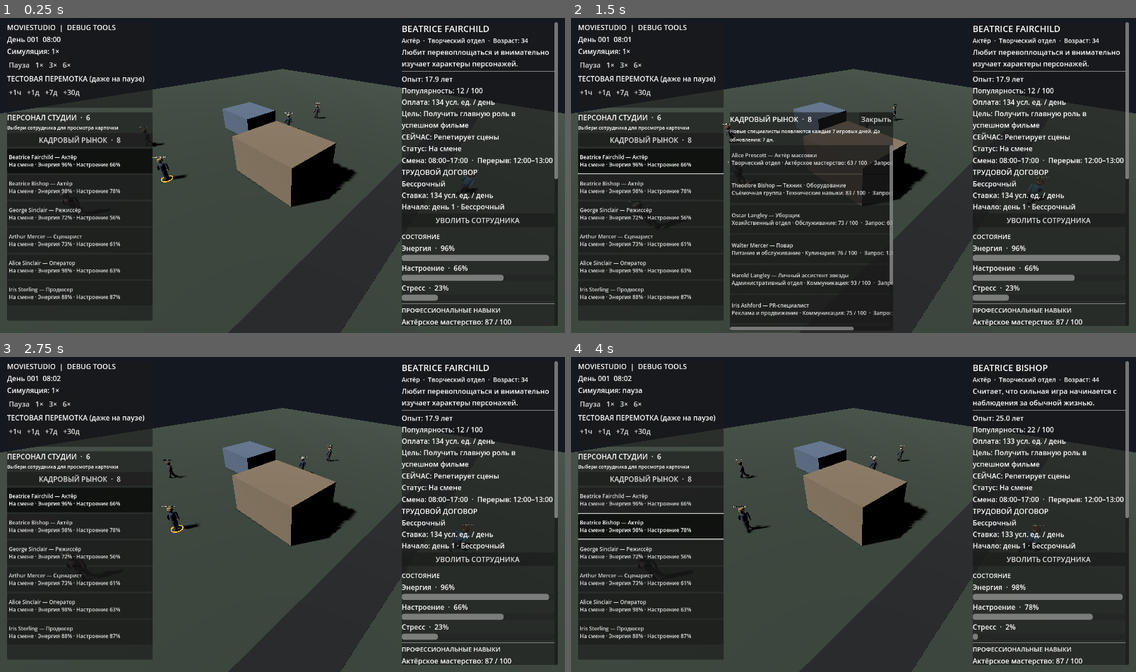
Above: before the commit, frames 1-4 (two rows, left to right).
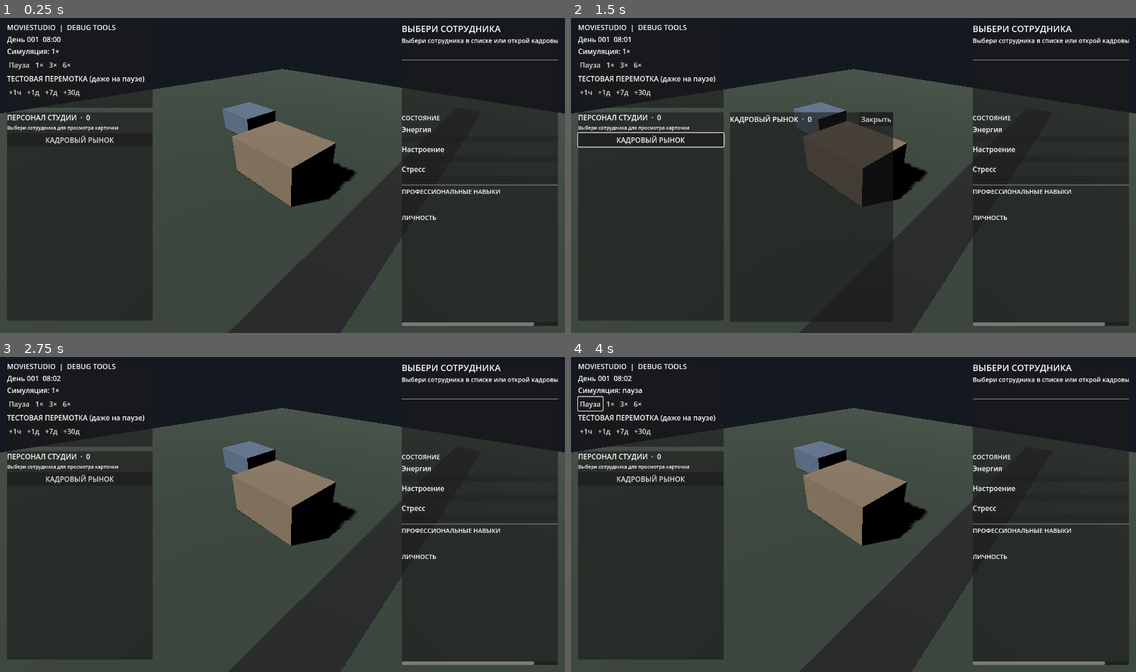
Above: after the commit, the same moments.

Repository: Teft3lb/MovieStudio
Game: Godot game, scene res://scenes/main.tscn
Two runs of this game, one before a commit and one after it. Both use one fixed random seed, a clock stepped at 60 frames per second and the inputs below.
Inputs (mouse positions are in pixels of both pictures, inside the frame that each line leads up to):
- Up to frame 1 (0.25 s): no input
- Up to frame 2 (1.5 s): click "КАДРОВЫЙ РЫНОК · 8" (after the commit: "КАДРОВЫЙ РЫНОК") at 0.5 s; click (650, 159) at 1.25 s, where only the run before the commit has a clickable "Beatrice Fairchild — Актёр На…"
- Up to frame 3 (2.75 s): click "Закрыть" at 2 s
- Up to frame 4 (4 s): click "Пауза" at 2.75 s; click (650, 527) at 3.5 s, where only the run before the commit has a clickable "Beatrice Bishop — Актёр На см…"

The runs differ from the first frame. In frame 1, 8.9% of the frame differs, in the area x 1-99%, y 1-98%; in frame 2, 12%, in the area x 1-99%, y 1-100%; in frame 3, 9.0%; in frame 4, 9.1%.
Error after the commit: Parse Error: Static function "get_legacy_specialization_id()" not found in base "ProfessionCatalog". (res://scripts/domain/characters/character_generator.gd:35)

Commit message:
feat: add profession-specific employee skill profiles

Diff:
--- a/scripts/domain/staff/profession_catalog.gd
+++ b/scripts/domain/staff/profession_catalog.gd
@@ -19,7 +19,7 @@
 	"marketing",
 ]
 
-const LEGACY_PROFESSION_IDS: Array[String] = [
+const CHARACTER_SYSTEM_V2_CORE_PROFESSION_IDS: Array[String] = [
 	"actor",
 	"director",
 	"screenwriter",
@@ -27,30 +27,6 @@
 	"producer",
 	"technician",
 ]
-
-const LEGACY_PROFESSION_ALIASES: Dictionary = {
-	"assistant_camera_operator": {"profession_id": "camera_operator", "specialization_id": ""},
-	"gaffer": {"profession_id": "technician", "specialization_id": "lighting"},
-	"lighting_technician": {"profession_id": "technician", "specialization_id": "lighting"},
-	"sound_engineer": {"profession_id": "technician", "specialization_id": "sound"},
-	"boom_operator": {"profession_id": "technician", "specialization_id": "sound"},
-	"film_editor": {"profession_id": "technician", "specialization_id": "editing"},
-	"set_builder": {"profession_id": "production_designer", "specialization_id": "sets"},
-	"costume_designer": {"profession_id": "production_designer", "specialization_id": "costumes"},
-	"makeup_artist": {"profession_id": "production_designer", "specialization_id": "makeup"},
-	"props_master": {"profession_id": "production_designer", "specialization_id": "props"},
-	"electrician": {"profession_id": "maintenance_worker", "specialization_id": ""},
-	"sous_chef": {"profession_id": "chef", "specialization_id": ""},
-	"cafeteria_worker": {"profession_id": "waiter", "specialization_id": ""},
-	"receptionist": {"profession_id": "secretary", "specialization_id": ""},
-	"hr_manager": {"profession_id": "secretary", "specialization_id": ""},
-	"accountant": {"profession_id": "secretary", "specialization_id": ""},
-	"office_manager": {"profession_id": "secretary", "specialization_id": ""},
-	"advertising_manager": {"profession_id": "marketing_manager", "specialization_id": "advertising"},
-	"social_media_manager": {"profession_id": "marketing_manager", "specialization_id": "social_media"},
-	"graphic_designer": {"profession_id": "marketing_manager", "specialization_id": "design"},
-	"press_officer": {"profession_id": "pr_specialist", "specialization_id": ""},
-}
 
 const SKILL_TITLES: Dictionary = {
 	"acting": "Актёрское мастерство",
@@ -74,6 +50,110 @@
 	"communication": "Коммуникация",
 	"marketing": "Маркетинг",
 	"security": "Безопасность",
+	"improvisation": "Импровизация",
+	"diction": "Дикция",
+	"movement": "Пластика",
+	"screen_presence": "Экранная харизма",
+	"visual_storytelling": "Визуальное повествование",
+	"actor_direction": "Работа с актёрами",
+	"story_structure": "Структура истории",
+	"dialogue": "Диалоги",
+	"character_development": "Разработка персонажей",
+	"research": "Исследование материала",
+	"budgeting": "Бюджетирование",
+	"negotiation": "Переговоры",
+	"planning": "Планирование",
+	"casting": "Кастинг",
+	"observation": "Наблюдательность",
+	"composition": "Композиция кадра",
+	"equipment": "Оборудование",
+	"prop_design": "Реквизит",
+	"organization": "Организация",
+	"hygiene": "Санитарные нормы",
+	"safety_compliance": "Техника безопасности",
+	"menu_planning": "Планирование меню",
+	"beverage_service": "Приготовление напитков",
+	"service_speed": "Скорость обслуживания",
+	"discretion": "Конфиденциальность",
+	"market_research": "Анализ аудитории",
+	"advertising": "Рекламные кампании",
+	"social_media": "Социальные сети",
+	"advertising_design": "Рекламный дизайн",
+	"press_relations": "Работа с прессой",
+	"crisis_management": "Антикризисные коммуникации",
+}
+
+const PROFESSION_SKILL_PROFILES: Dictionary = {
+	"actor": [
+		"acting", "improvisation", "diction", "movement",
+		"screen_presence", "communication", "creativity", "reliability",
+	],
+	"extra": [
+		"acting", "movement", "camera_work", "communication", "reliability",
+	],
+	"director": [
+		"directing", "visual_storytelling", "actor_direction", "camera_work",
+		"creativity", "management", "communication", "reliability",
+	],
+	"screenwriter": [
+		"writing", "story_structure", "dialogue", "character_development",
+		"research", "creativity", "reliability",
+	],
+	"producer": [
+		"management", "budgeting", "negotiation", "planning",
+		"communication", "reliability",
+	],
+	"casting_director": [
+		"casting", "observation", "acting", "communication",
+		"negotiation", "management", "reliability",
+	],
+	"camera_operator": [
+		"camera_work", "composition", "lighting", "technical",
+		"visual_storytelling", "reliability",
+	],
+	"technician": [
+		"technical", "maintenance", "reliability", "communication",
+	],
+	"production_designer": [
+		"set_design", "creativity", "technical", "communication", "reliability",
+	],
+	"cleaner": [
+		"maintenance", "organization", "hygiene", "reliability",
+	],
+	"maintenance_worker": [
+		"maintenance", "technical", "safety_compliance", "reliability",
+	],
+	"security_guard": [
+		"security", "observation", "communication", "safety_compliance", "reliability",
+	],
+	"chef": [
+		"culinary", "menu_planning", "hygiene", "organization",
+		"creativity", "reliability",
+	],
+	"bartender": [
+		"hospitality", "beverage_service", "communication",
+		"organization", "reliability",
+	],
+	"waiter": [
+		"hospitality", "service_speed", "communication",
+		"organization", "reliability",
+	],
+	"secretary": [
+		"administration", "communication", "organization",
+		"planning", "reliability",
+	],
+	"personal_assistant": [
+		"communication", "administration", "organization",
+		"planning", "discretion", "reliability",
+	],
+	"marketing_manager": [
+		"marketing", "market_research", "creativity", "communication",
+		"management", "planning", "reliability",
+	],
+	"pr_specialist": [
+		"communication", "marketing", "writing", "press_relations",
+		"negotiation", "crisis_management", "reliability",
+	],
 }
 
 const PROFESSIONS: Dictionary = {
@@ -257,19 +337,19 @@
 	"technician": [
 		{"id": "lighting", "title": "Свет", "skill_id": "lighting"},
 		{"id": "sound", "title": "Звук", "skill_id": "sound"},
-		{"id": "equipment", "title": "Оборудование", "skill_id": "technical"},
+		{"id": "equipment", "title": "Оборудование", "skill_id": "equipment"},
 		{"id": "editing", "title": "Монтаж", "skill_id": "editing"},
 	],
 	"production_designer": [
 		{"id": "sets", "title": "Декорации", "skill_id": "set_design"},
 		{"id": "costumes", "title": "Костюмы", "skill_id": "costume_design"},
 		{"id": "makeup", "title": "Грим", "skill_id": "makeup"},
-		{"id": "props", "title": "Реквизит", "skill_id": "technical"},
+		{"id": "props", "title": "Реквизит", "skill_id": "prop_design"},
 	],
 	"marketing_manager": [
-		{"id": "advertising", "title": "Реклама", "skill_id": "marketing"},
-		{"id": "social_media", "title": "Социальные сети", "skill_id": "communication"},
-		{"id": "design", "title": "Рекламный дизайн", "skill_id": "creativity"},
+		{"id": "advertising", "title": "Реклама", "skill_id": "advertising"},
+		{"id": "social_media", "title": "Социальные сети", "skill_id": "social_media"},
+		{"id": "design", "title": "Рекламный дизайн", "skill_id": "advertising_design"},
 	],
 }
 
@@ -305,19 +385,11 @@
 
 
 static func has_profession(profession_id: String) -> bool:
-	return PROFESSIONS.has(profession_id) or LEGACY_PROFESSION_ALIASES.has(profession_id)
+	return PROFESSIONS.has(profession_id)
 
 
 static func normalize_profession_id(profession_id: String) -> String:
-	if PROFESSIONS.has(profession_id):
-		return profession_id
-	var legacy_alias: Dictionary = LEGACY_PROFESSION_ALIASES.get(profession_id, {})
-	return str(legacy_alias.get("profession_id", "technician"))
-
-
-static func get_legacy_specialization_id(profession_id: String) -> String:
-	var legacy_alias: Dictionary = LEGACY_PROFESSION_ALIASES.get(profession_id, {})
-	return str(legacy_alias.get("specialization_id", ""))
+	return profession_id if PROFESSIONS.has(profession_id) else "technician"
 
 
 static func get_profession(profession_id: String) -> Dictionary:
@@ -373,6 +445,38 @@
 	return SKILL_TITLES.duplicate(true)
 
 
+static func get_skill_title(skill_id: String) -> String:
+	return str(SKILL_TITLES.get(skill_id, "Неизвестный навык"))
+
+
+static func get_profession_skill_ids(
+	profession_id: String,
+	specialization_id: String = ""
+) -> Array[String]:
+	var result: Array[String] = []
+	var profile: Array = PROFESSION_SKILL_PROFILES.get(
+		normalize_profession_id(profession_id),
+		[]
+	)
+	for skill_id in profile:
+		var normalized_skill_id: String = str(skill_id)
+		if SKILL_TITLES.has(normalized_skill_id) and not result.has(normalized_skill_id):
+			result.append(normalized_skill_id)
+
+	var specialization_skill_id: String = get_specialization_skill_id(
+		profession_id,
+		specialization_id
+	)
+	if (
+		not specialization_skill_id.is_empty()
+		and SKILL_TITLES.has(specialization_skill_id)
+		and not result.has(specialization_skill_id)
+	):
+		result.append(specialization_skill_id)
+
+	return result
+
+
 static func get_specialization_ids(profession_id: String) -> Array[String]:
 	var result: Array[String] = []
 	var options: Array = SPECIALIZATIONS.get(normalize_profession_id(profession_id), [])
@@ -399,7 +503,7 @@
 
 static func get_schedule(profession_id: String) -> Dictionary:
 	var normalized_profession_id: String = normalize_profession_id(profession_id)
-	if LEGACY_PROFESSION_IDS.has(normalized_profession_id):
+	if CHARACTER_SYSTEM_V2_CORE_PROFESSION_IDS.has(normalized_profession_id):
 		return {
 			"shift_start_hour": 8,
 			"shift_end_hour": 17,
